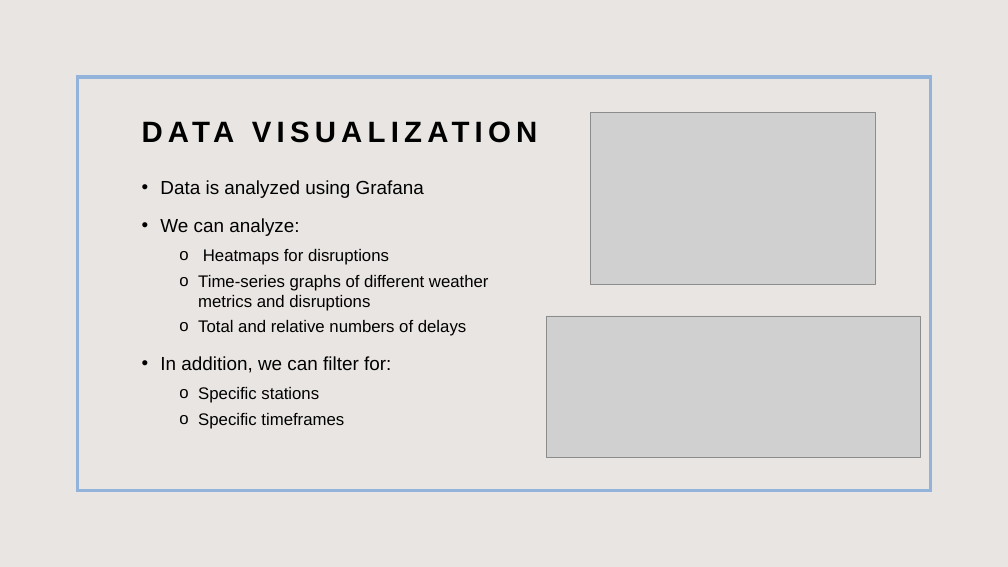
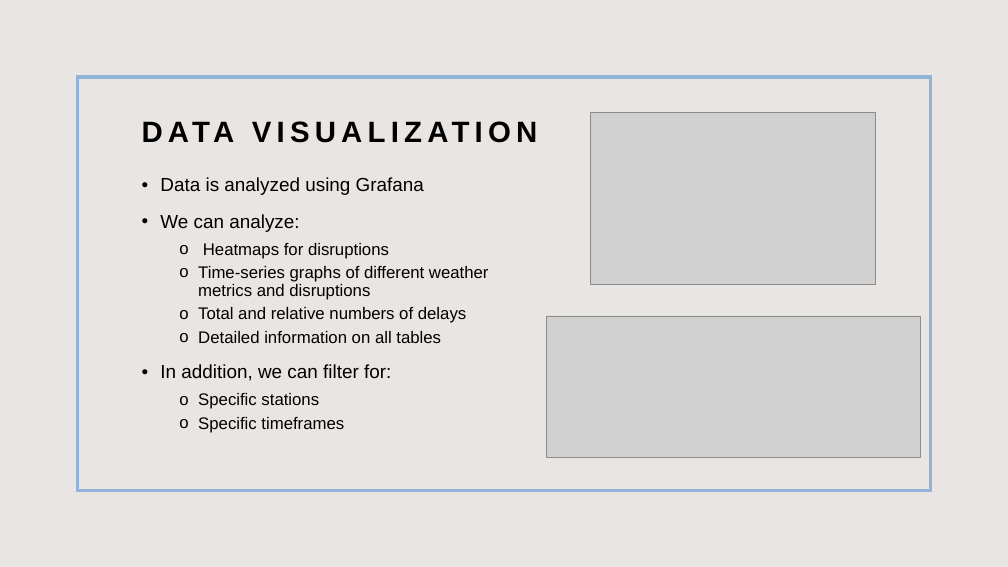
Before and after one commit to toporek3112/vienna_public-transport_weather_correlation, a slide deck: slide 8 of dsi_project.pptx. Drawn at 1008x567 pixels with LibreOffice and Linux fonts; fonts in the diff are those of the drawing; grey boxes stand for pictures. Boxes give left, top, right and bottom in pixels: in the first picture for what was removed or moved away, otherwise in the second. Text is boxed around its words. In the diff, an @@ line names an element or a change of style, - is before the commit and + after.

Commit message:
update presentation

```diff
--- a/dsi_project.pptx
+++ b/dsi_project.pptx
@@ text at bbox=[160, 177, 489, 433]: line spacing 1 to 0.9 @@
@@ text at bbox=[198, 331, 441, 343]: paragraph added @@
+  o Detailed information on all tables
```
Also in this commit, not shown: 1 other slide changed, 1 other file.
